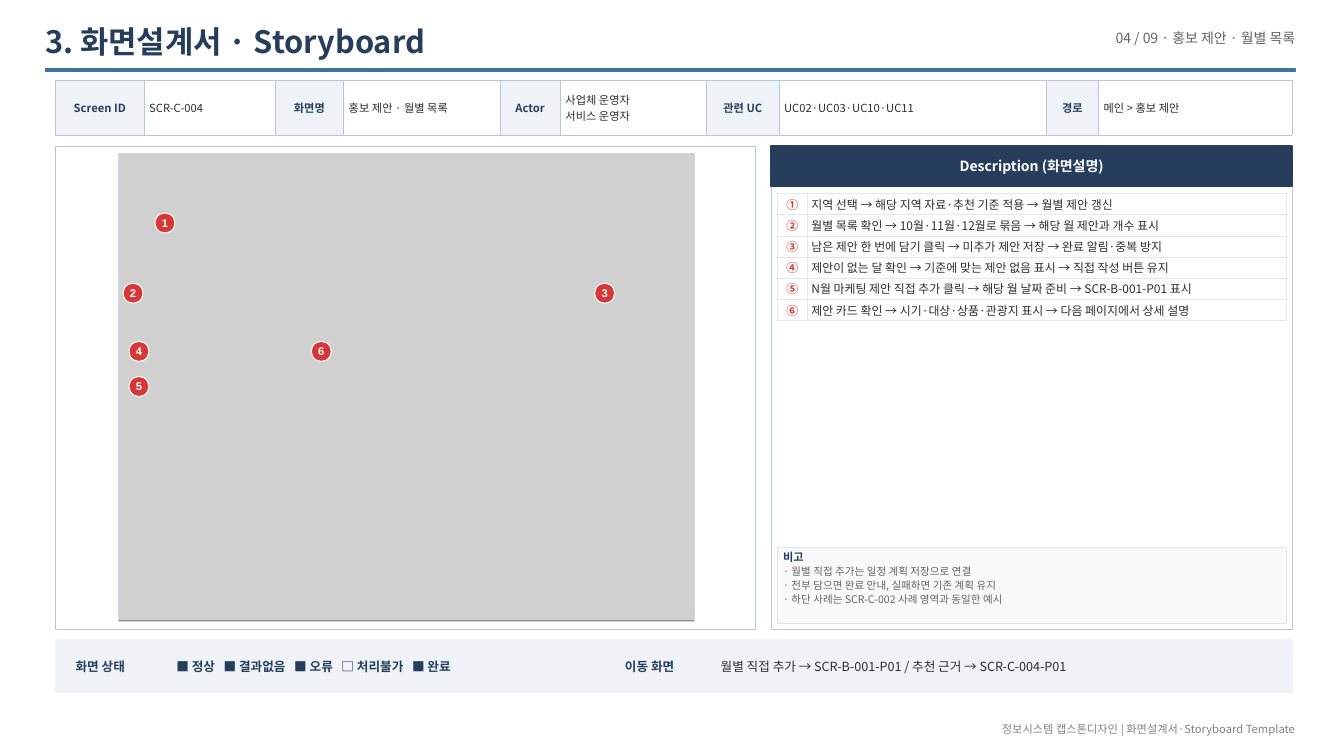
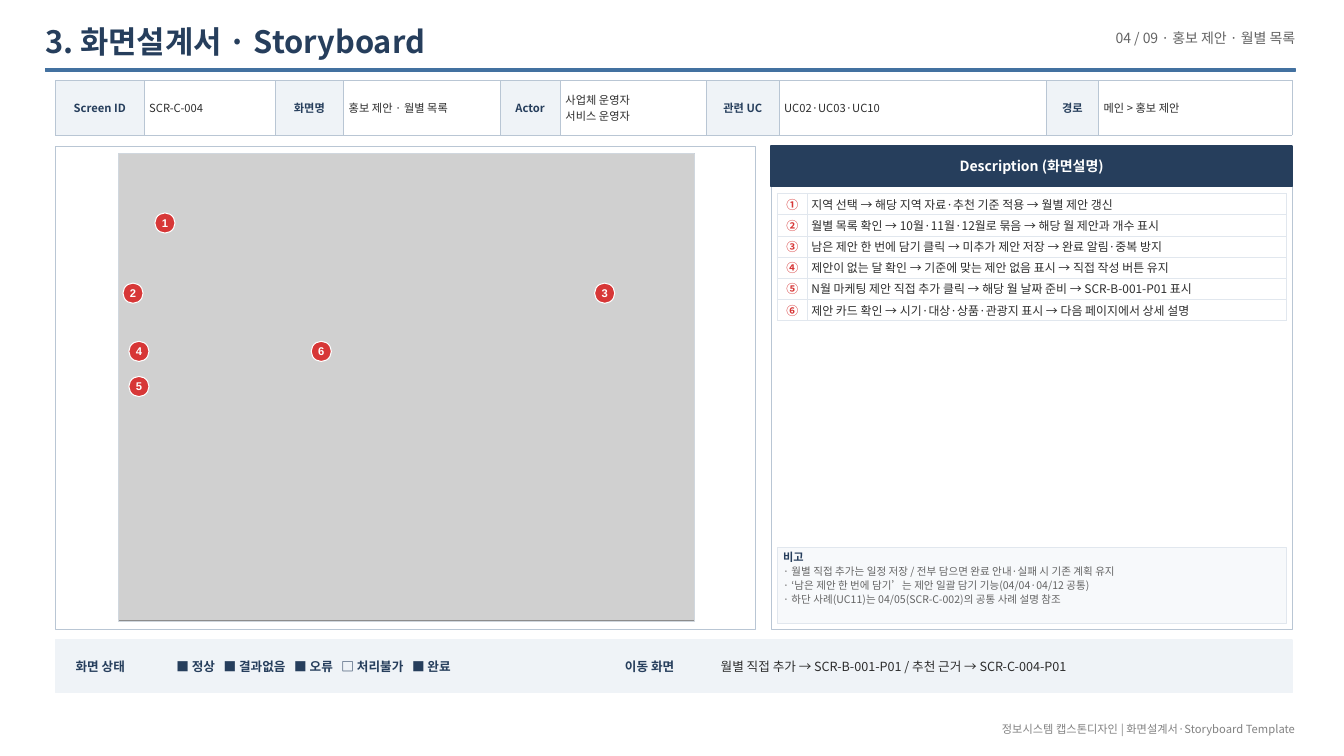
Before and after one commit to LSB-afk/-Information-Systems-Capstone-Design, a slide deck: slide 18 of 00_제출/Red 화면설계서_20261003.pptx. Drawn at 1344x756 pixels with LibreOffice and Linux fonts; fonts in the diff are those of the drawing; grey boxes stand for pictures. Boxes give left, top, right and bottom in pixels: in the first picture for what was removed or moved away, otherwise in the second. Text is boxed around its words. In the diff, an @@ line names an element or a change of style, - is before the commit and + after.

```diff
--- a/00_제출/Red 화면설계서_20261003.pptx
+++ b/00_제출/Red 화면설계서_20261003.pptx
@@ table at [55, 81, 1293, 135] @@
-row 1, column 8: UC02·UC03·UC10·UC11
+row 1, column 8: UC02·UC03·UC10
@@ text at [791, 566, 1114, 605]: text changed @@
-· 월별 직접 추가는 일정 계획 저장으로 연결
-· 전부 담으면 완료 안내, 실패하면 기존 계획 유지
-· 하단 사례는 SCR-C-002 사례 영역과 동일한 예시
+· 월별 직접 추가는 일정 저장 / 전부 담으면 완료 안내·실패 시 기존 계획 유지
+· ‘남은 제안 한 번에 담기’는 제안 일괄 담기 기능(04/04·04/12 공통)
+· 하단 사례(UC11)는 04/05(SCR-C-002)의 공통 사례 설명 참조
```
Also in this commit, not shown: 27 other slides changed, 7 other files.
